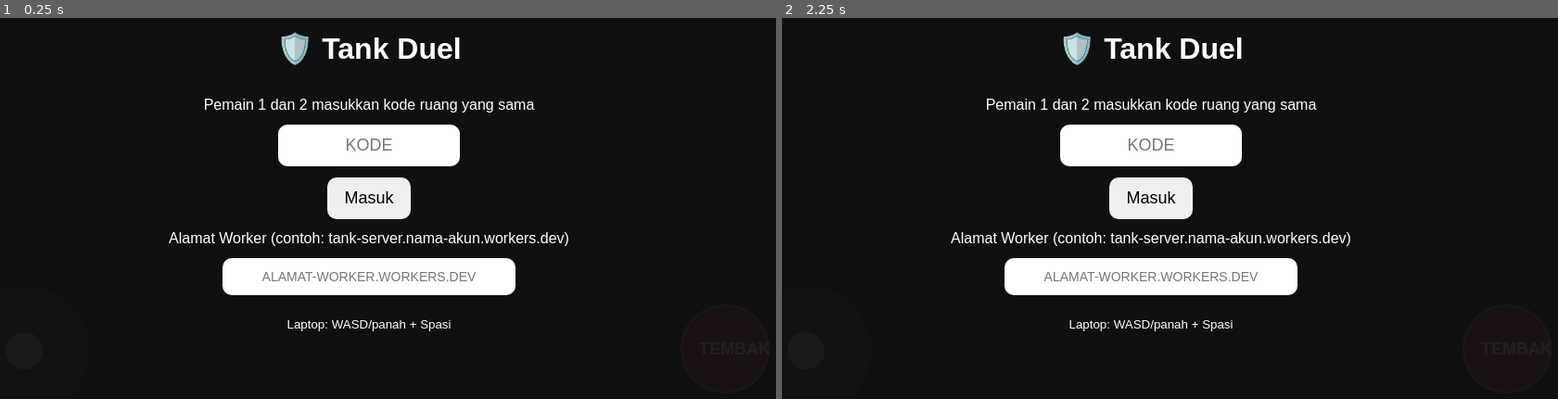
Above: before the commit, frames 1-2 (left to right).
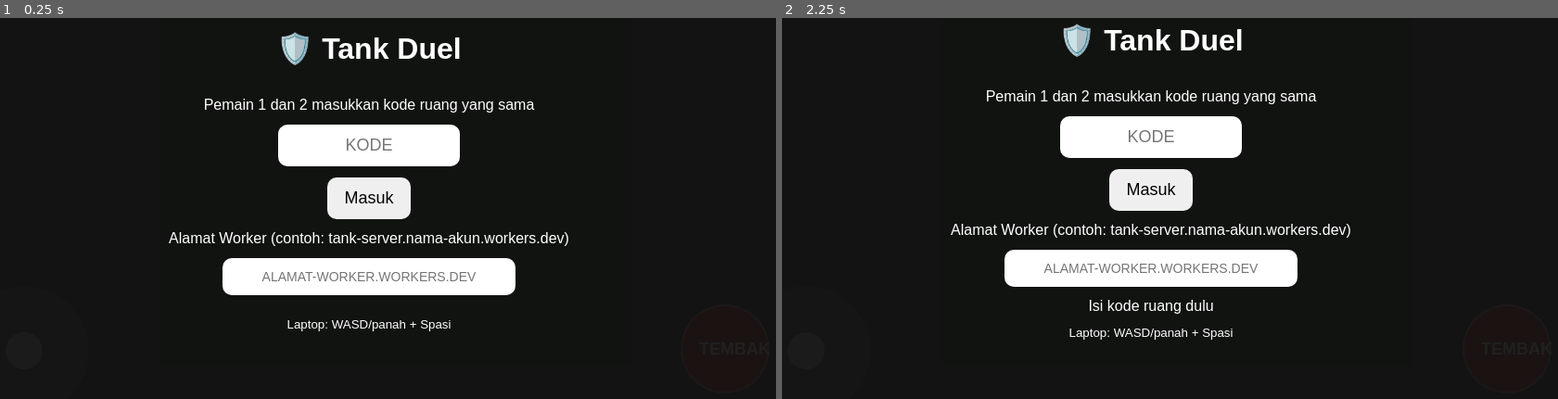
Above: after the commit, the same moments.

Repository: vexelkang-cell/gamepai
Game: browser game, page games/tank-duel/index.html
Two runs of this game, one before a commit and one after it. Both use one fixed random seed, a clock stepped at 60 frames per second and the inputs below.
Inputs:
- Up to frame 1 (0.25 s): no input
- Up to frame 2 (2.25 s): hold Right 1.03-1.53 s; tap Space at 1.1, 1.6, 2.1 s; hold Down 1.58-1.85 s; hold Left from 1.9 s (still down); click "Masuk" at 2.02 s

The runs differ from the first frame. In frame 2, 7.8% of the frame differs, in the area x 21-74%, y 1-85%.
Error before the commit: ReferenceError: Cannot access '$' before initialization

Commit message:
Connect Tank Duel to shared VEXEL multiplayer Worker

Diff:
--- a/games/tank-duel/index.html
+++ b/games/tank-duel/index.html
@@ -28,7 +28,8 @@
 <script>
 // Alamat Worker dapat diisi dari menu; tidak perlu mengedit kode.
 const DEFAULT_WS_HOST='';
-const savedHost=(()=>{try{return localStorage.getItem('tankDuelWorker')||DEFAULT_WS_HOST}catch{return DEFAULT_WS_HOST}})();
+const $=id=>document.getElementById(id);
+const savedHost=(()=>{try{return localStorage.getItem('vexelMultiplayerWorker')||localStorage.getItem('tankDuelWorker')||DEFAULT_WS_HOST}catch{return DEFAULT_WS_HOST}})();
 $('server').value=savedHost;
 
 const W=800,H=480,cv=document.getElementById('c'),ctx=cv.getContext('2d');
@@ -39,8 +40,6 @@
 let inp={jx:0,jy:0,f:0},remote={jx:0,jy:0,f:0};
 const mk=(x,y,a)=>({x,y,a,hp:5,cd:0,pw:null,pt:0});
 const fresh=()=>({t:[mk(80,H/2,0),mk(W-80,H/2,Math.PI)],b:[],p:[],s:[0,0],over:0,spawn:5});
-const $=id=>document.getElementById(id);
-
 // ---------- Jaringan ----------
 function cleanHost(value){
   return value.trim().replace(/^wss?:\/\//i,'').replace(/\/.*$/,'').replace(/:\d+$/,'').toLowerCase();
@@ -53,9 +52,9 @@
   if(ws&&ws.readyState===WebSocket.OPEN)ws.close();
   $('room').value=code;
   $('info').textContent='Menghubungkan ke server...';
-  try{localStorage.setItem('tankDuelWorker',host)}catch{}
+  try{localStorage.setItem('vexelMultiplayerWorker',host)}catch{}
   role=null;st=null;started=false;remote={jx:0,jy:0,f:0};
-  ws=new WebSocket('wss://'+host+'/ws?room='+encodeURIComponent(code));
+  ws=new WebSocket('wss://'+host+'/ws?game=tank-duel&room='+encodeURIComponent(code));
   ws.onopen=()=>{$('info').textContent='Server terhubung. Menunggu pemain...' };
   ws.onmessage=e=>{
     let m;try{m=JSON.parse(e.data)}catch{return}
